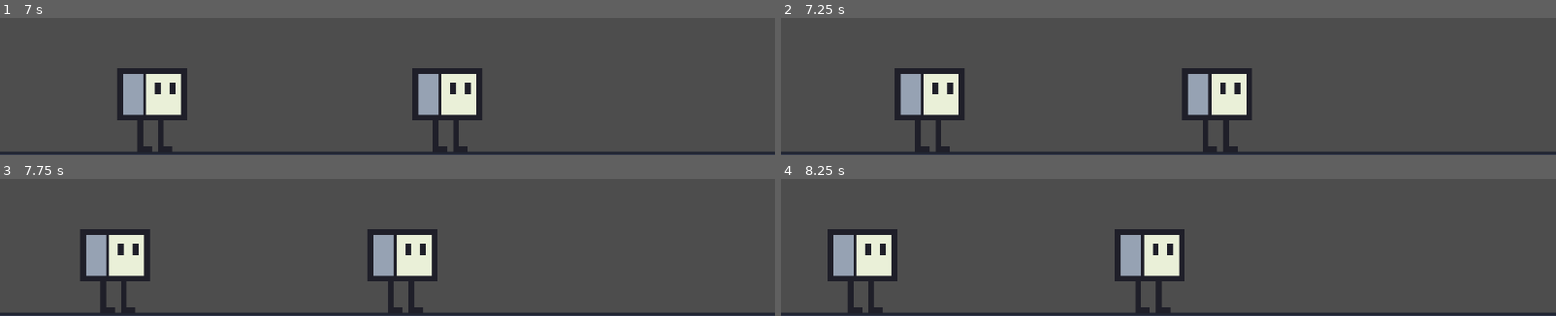
Above: before the commit, frames 1-4 (two rows, left to right).
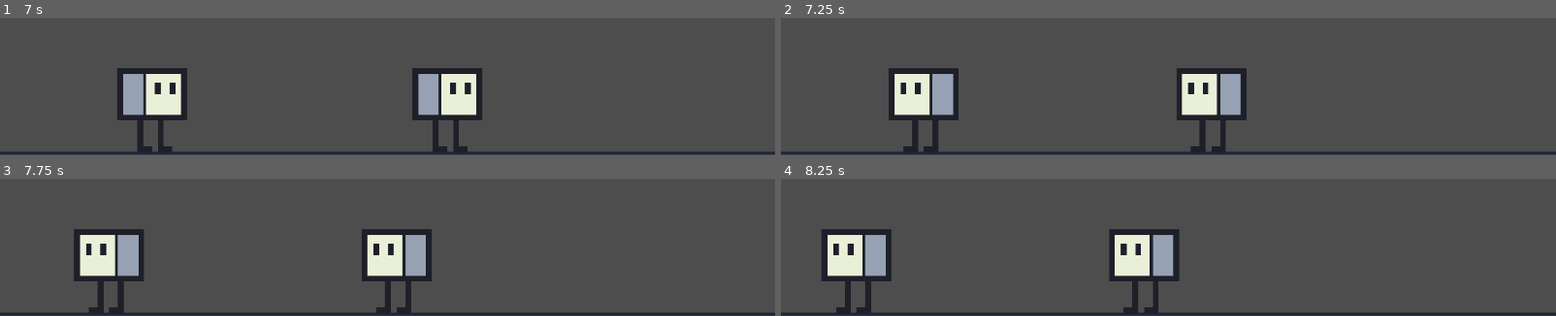
Above: after the commit, the same moments.

Repository: napstyy/This-Is-Not-A-Strange-Place
Game: Godot game, scene res://scenes/TestArea.tscn
The game is run twice, just before and just after one commit, with the same random seed, the same clock (stepped at 60 frames per second) and the same inputs. The engine's default icon, where the game draws it, is replaced by a stand-in: a white triangle on a blue panel in a dark square.
Inputs (mouse positions are in pixels of both pictures, inside the frame that each line leads up to):
- Up to frame 1 (7 s): move the mouse to (outside the picture) at 0.52 s; click (outside the picture) at 0.67 s; tap Enter at 1.25, 2.75, 4.25 s; drag from (outside the picture) to (348, 24) at 1.27 s; tap Space at 2, 3.5 s; move the mouse to (outside the picture) at 2.02 s; click (outside the picture) at 2.17 s; drag from (348, 24) to (outside the picture) at 2.77 s; move the mouse to (outside the picture) at 3.52 s; click (outside the picture) at 3.67 s; drag from (outside the picture) to (outside the picture) at 4.27 s; move the mouse to (outside the picture) at 5.02 s; click (outside the picture) at 5.17 s; drag from (outside the picture) to (outside the picture) at 5.77 s; move the mouse to (outside the picture) at 6.52 s; click (outside the picture) at 6.67 s
- Up to frame 2 (7.25 s): no input
- Up to frame 3 (7.75 s): drag from (outside the picture) to (348, 185) at 7.27 s
- Up to frame 4 (8.25 s): move the mouse to (outside the picture) at 8.02 s; click (outside the picture) at 8.17 s

Frame 1 is identical in both runs. In frame 2, 6.6% of the frame differs, in the area x 13-61%, y 36-98%; in frame 3, 6.6%; in frame 4, 6.7%, in the area x 5-53%, y 36-98%.

Commit message:
CubeGuy can be picked up

Diff:
--- a/prefabs/CubeGuy.tscn
+++ b/prefabs/CubeGuy.tscn
@@ -8,6 +8,7 @@
 
 [node name="CubeGuy" type="CharacterBody2D" unique_id=929557763]
 scale = Vector2(6.309507, 6.309507)
+input_pickable = true
 script = ExtResource("1_hjsws")
 
 [node name="CollisionShape2D" type="CollisionShape2D" parent="." unique_id=87556120]
--- a/scenes/WordRoom.tscn
+++ b/scenes/WordRoom.tscn
@@ -2,11 +2,15 @@
 
 [ext_resource type="FontFile" uid="uid://d3cf40f66420h" path="res://assets/fonts/Pix32.ttf" id="1_y8rhd"]
 [ext_resource type="Script" uid="uid://nw3vuy2r8yoh" path="res://scripts/ColorSwap.gd" id="2_svafy"]
+[ext_resource type="PackedScene" uid="uid://br2jy4ris6au2" path="res://prefabs/CubeGuy.tscn" id="3_svafy"]
 
 [sub_resource type="LabelSettings" id="LabelSettings_75evl"]
 font = ExtResource("1_y8rhd")
 font_size = 146
 font_color = Color(0, 0, 0, 1)
+
+[sub_resource type="RectangleShape2D" id="RectangleShape2D_y8rhd"]
+size = Vector2(0.84320605, 124)
 
 [node name="WordRoom" type="Node2D" unique_id=1283631081]
 
@@ -32,3 +36,17 @@
 [node name="Timer" type="Timer" parent="ColorRect" unique_id=1698410119]
 wait_time = 2.0
 autostart = true
+
+[node name="StaticBody2D2" type="StaticBody2D" parent="ColorRect" unique_id=1115365397]
+position = Vector2(-22.002777, 273.901)
+scale = Vector2(228.76564, 0.99999994)
+
+[node name="CollisionShape2D" type="CollisionShape2D" parent="ColorRect/StaticBody2D2" unique_id=1489506687]
+scale = Vector2(0.9999999, 0.9999999)
+shape = SubResource("RectangleShape2D_y8rhd")
+
+[node name="CubeGuy" parent="." unique_id=929557763 instance=ExtResource("3_svafy")]
+position = Vector2(574.99994, 484.99997)
+
+[node name="Slot" type="Node2D" parent="." unique_id=578177613]
+position = Vector2(818, 257)
--- a/scripts/SquareMovement.gd
+++ b/scripts/SquareMovement.gd
@@ -10,36 +10,57 @@
 var state := "idle"
 var timer := 0.0
 
+var is_held := false
+
 func _ready():
+	randomize()
 	pick_new_state()
 
 func _physics_process(delta):
+	# If held → follow mouse, ignore AI + gravity
+	if is_held:
+		global_position = get_global_mouse_position()
+		velocity = Vector2.ZERO
+		return
+
 	# Apply gravity
 	if not is_on_floor():
 		velocity.y += get_gravity().y * delta
+	else:
+		velocity.y = 0
 
+	# Timer for switching states
 	timer -= delta
-
 	if timer <= 0:
 		pick_new_state()
 
+	# Movement
 	if state == "walk":
 		velocity.x = direction * speed
 	else:
 		velocity.x = 0
 
-
+	# Flip sprite
+	if direction != 0:
+		$Sprite2D.flip_h = direction < 0
 
 	move_and_slide()
 
-
 func pick_new_state():
 	if randi() % 2 == 0:
-		# WALK
 		state = "walk"
 		direction = [-1, 1].pick_random()
 		timer = randf_range(min_walk, max_walk)
 	else:
-		# IDLE (pause)
 		state = "idle"
 		timer = randf_range(min_pause, max_pause)
+
+# Detect mouse click ON the NPC
+func _input_event(viewport, event, shape_idx):
+	if event is InputEventMouseButton and event.pressed:
+		is_held = true
+
+# Drop when mouse released (anywhere)
+func _input(event):
+	if event is InputEventMouseButton and not event.pressed:
+		is_held = false
